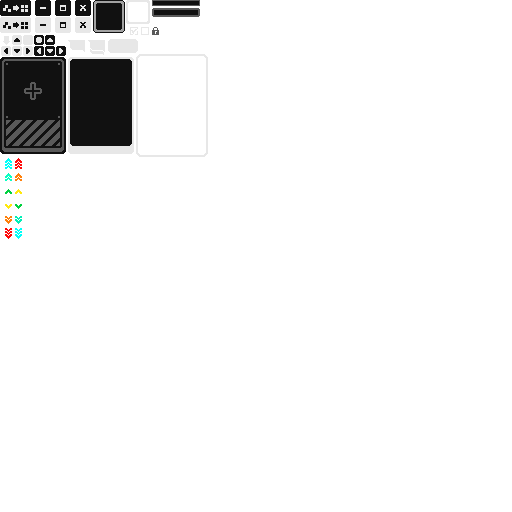
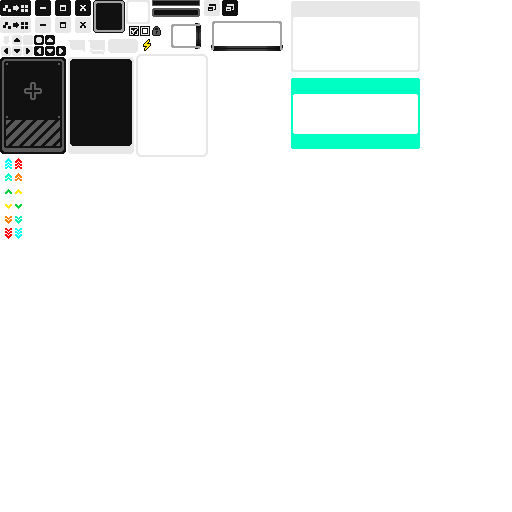
Layered file, before and after one edit (512x512). Changes by layer:
added layer "图层 21" above "图层 15" over [171, 23, 201, 49]
painted on "图层 327 拷贝" over [152, 26, 161, 36]
painted on "图层 688 拷贝" over [129, 26, 150, 36]
added layer "图层 24" above "图层 23" over [291, 1, 420, 72]
added layer "图层 23" above "图层 22" over [291, 78, 420, 149]
added layer "图层 22" above "图层 19" over [211, 21, 283, 51]
added layer "图层 19" above "图层 18" over [204, 0, 238, 16]
added layer "图层 18" above "图层 20" over [208, 4, 216, 11]
added layer "图层 20" above "图层 2" over [143, 39, 151, 51]
